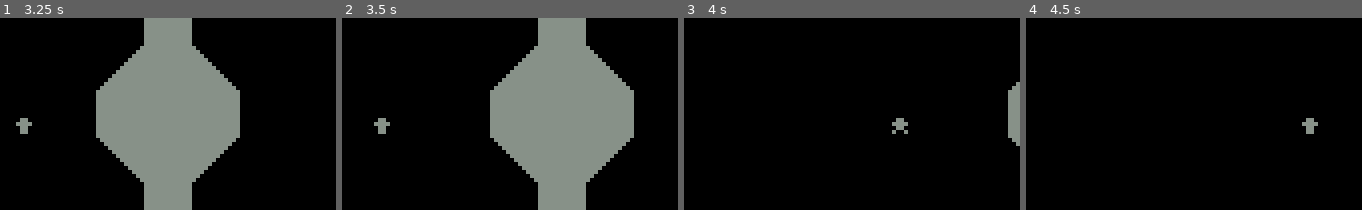
Above: before the commit, frames 1-4 (left to right).
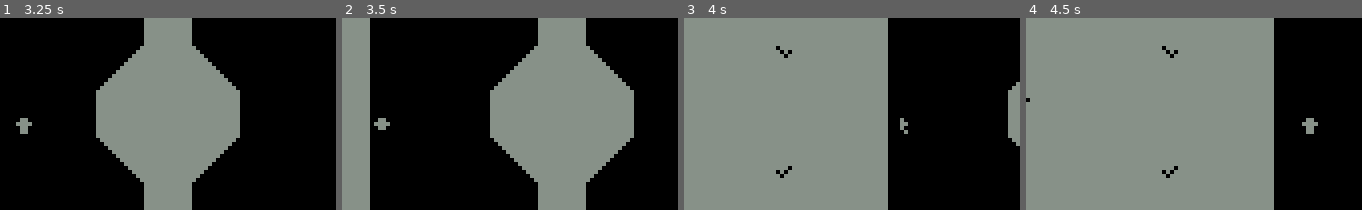
Above: after the commit, the same moments.

Repository: kiwijuice56/nokia-3310-rpg
Game: Godot game, scene res://main/main.tscn
Same seed, same stepped clock (60 frames per second), same inputs: the game is played once before the commit and once after it.
Inputs:
- Up to frame 1 (3.25 s): tap Enter (ui_accept) at 0.5, 0.77, 1.52, 3.02 s; hold Up (ui_up) 0.53-2.03 s; tap Z (accept) at 0.6, 2.85 s; tap V (item) at 1.35 s; hold C (stats) 2.03-2.78 s; hold Left (ui_left) from 2.03 s (still down)
- Up to frame 2 (3.5 s): keep holding Left (ui_left)
- Up to frame 3 (4 s): release Left (ui_left) at 3.53 s; hold X (back) from 3.53 s (still down); hold V (item) from 3.53 s (still down); tap Enter (ui_accept) at 3.77 s
- Up to frame 4 (4.5 s): release X (back) at 4.28 s; release V (item) at 4.28 s; hold Right (ui_right) from 4.28 s (still down); tap C (stats) at 4.35 s

Frame 1 is identical in both runs. In frame 2, 8.4% of the frame differs, in the area x 0-14%, y 0-100%; in frame 3, 61%; in frame 4, 74%, in the area x 0-74%, y 0-100%.

Commit message:
Added to map

Diff:
--- a/main/audio/audio_manager.gd
+++ b/main/audio/audio_manager.gd
@@ -11,6 +11,8 @@
 	sounds["bump"] = preload("res://main/audio/sfx/bump.wav")
 	sounds["heal"] = preload("res://main/audio/sfx/heal.wav")
 	sounds["mundane_mystery"] = preload("res://main/audio/music/mundane_mystery.wav")
+	sounds["haunt"] = preload("res://main/audio/music/haunt.wav")
+	sounds["great_fight"] = preload("res://main/audio/music/great_fight.wav")
 	loaded = true
 
 func play_sound(sound: String, priority: int, volume: float = 0):
--- a/main/dungeon/dungeon.tscn
+++ b/main/dungeon/dungeon.tscn
@@ -23,7 +23,7 @@
 
 [node name="Dungeon" type="Node2D"]
 script = ExtResource("1_2mj4t")
-music = Array[String](["", "", "", "", "", "", "", "", "", " …(476 unchanged characters)… ", "", "", "", "", "", "", "", "", "", "mundane_mystery", "", "", "", "", ""])
+music = Array[String](["", "", "", "", "", "", "", "", "", " …(476 unchanged characters)… ", "", "", "", "", "", "", "", "", "", "great_fight", "haunt", "", "", "", ""])
 
 [node name="Floor" type="Sprite2D" parent="."]
 texture = ExtResource("2_o8cc2")
Not shown, added: main/audio/music/battle.wav.import
Not shown, added: main/audio/music/great_fight.wav.import
Not shown, added: main/audio/music/haunt.wav.import
Binary file changed: main/dungeon/map.png
Not shown, added: main/audio/music/battle.wav
Not shown, added: main/audio/music/great_fight.wav
Not shown, added: main/audio/music/haunt.wav
